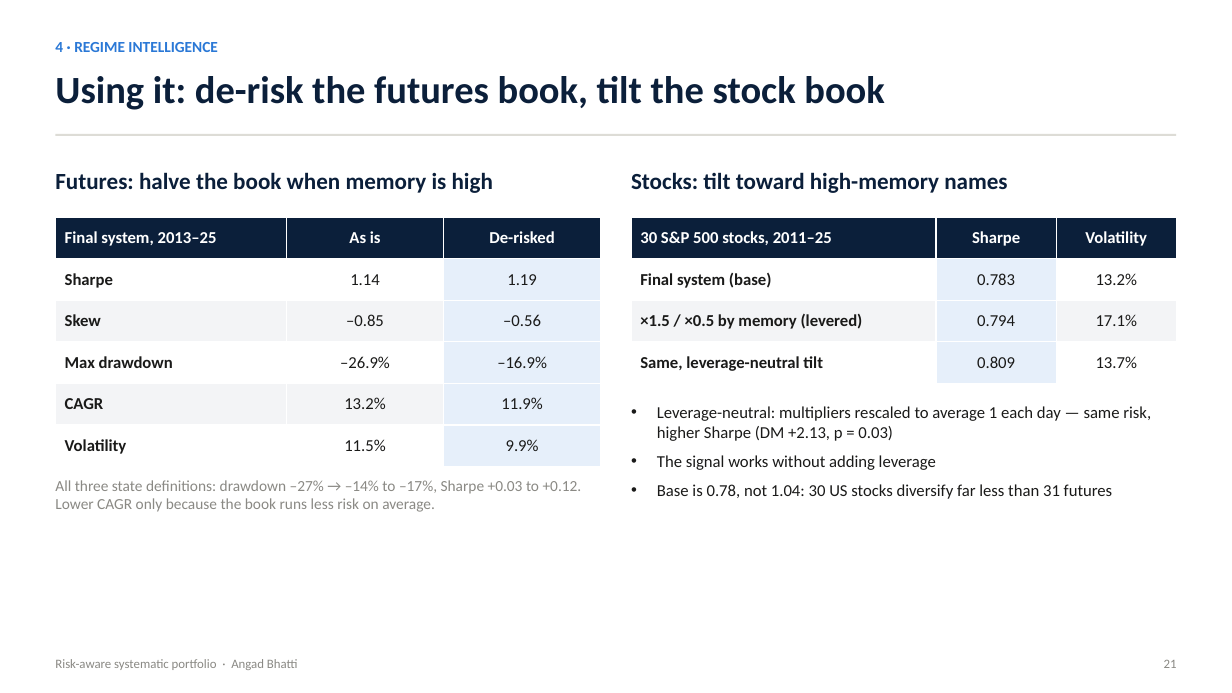
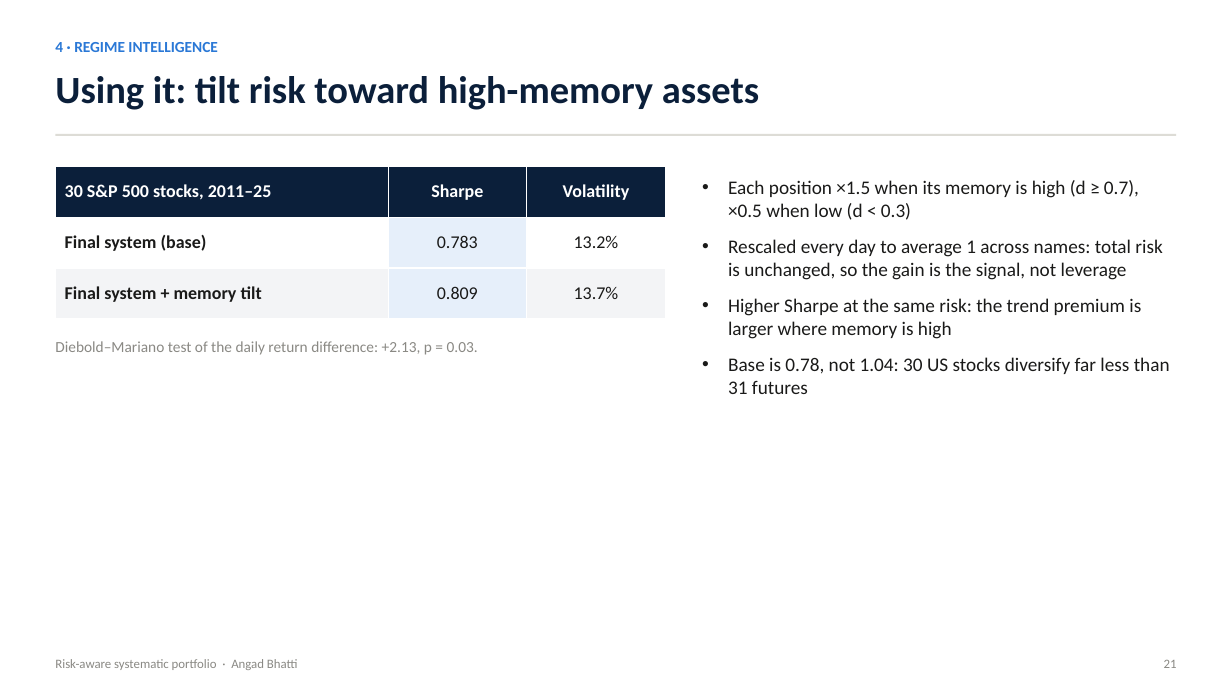
Before and after one commit to Abhatti-123123/carver, a slide deck: slide 21 of carver_presentation.pptx. Drawn at 1232x693 pixels with LibreOffice and Linux fonts; fonts in the diff are those of the drawing. Boxes give left, top, right and bottom in pixels: in the first picture for what was removed or moved away, otherwise in the second. Text is boxed around its words. In the diff, an @@ line names an element or a change of style, - is before the commit and + after.

```diff
--- a/carver_presentation.pptx
+++ b/carver_presentation.pptx
@@ text at (x1=55, y1=76, x2=759, y2=110): text changed @@
-Using it: de-risk the futures book, tilt the stock book
+Using it: tilt risk toward high-memory assets
@@ table at (x1=55, y1=166, x2=665, y2=319) @@
-row 3: ×1.5 / ×0.5 by memory (levered) | 0.794 | 17.1%
-row 4: Same, leverage-neutral tilt | 0.809 | 13.7%
+row 3: Final system + memory tilt | 0.809 | 13.7%
@@ table resized from (x1=631, y1=217, x2=1177, y2=384) to (x1=55, y1=166, x2=665, y2=319) @@
@@ text removed at (x1=55, y1=172, x2=493, y2=193) @@
-Futures: halve the book when memory is high
@@ text removed at (x1=631, y1=172, x2=1007, y2=193) @@
-Stocks: tilt toward high-memory names
@@ text at (x1=728, y1=180, x2=1170, y2=394): text changed; size 12 to 15 pt; text colour #8A8984 to #1A1A19 @@
-All three state definitions: drawdown –27% → –14% to –17%, Sharpe +0.03 to +0.12. Lower CAGR only because the book runs less risk on average.
+• Each position ×1.5 when its memory is high (d ≥ 0.7), ×0.5 when low (d < 0.3)
+• Rescaled every day to average 1 across names: total risk is unchanged, so the gain is the signal, not leverage
+• Higher Sharpe at the same risk: the trend premium is larger where memory is high
+• Base is 0.78, not 1.04: 30 US stocks diversify far less than 31 futures
@@ table removed at (x1=55, y1=217, x2=601, y2=467), 6 rows, 3 columns @@
-Final system, 2013–25 | As is | De-risked
-Sharpe | 1.14 | 1.19
-Skew | –0.85 | –0.56
-Max drawdown | –26.9% | –16.9%
-CAGR | 13.2% | 11.9%
-Volatility | 11.5% | 9.9%
@@ text added at (x1=55, y1=341, x2=478, y2=355), 12 pt, text #8A8984 @@
+Diebold–Mariano test of the daily return difference: +2.13, p = 0.03.
@@ text removed at (x1=657, y1=406, x2=1151, y2=499) @@
-• Leverage-neutral: multipliers rescaled to average 1 each day — same risk, higher Sharpe (DM +2.13, p = 0.03)
-• The signal works without adding leverage
-• Base is 0.78, not 1.04: 30 US stocks diversify far less than 31 futures
```
Also in this commit, not shown: 12 other slides changed, 1 slide added, 1 slide removed, 4 other files.
